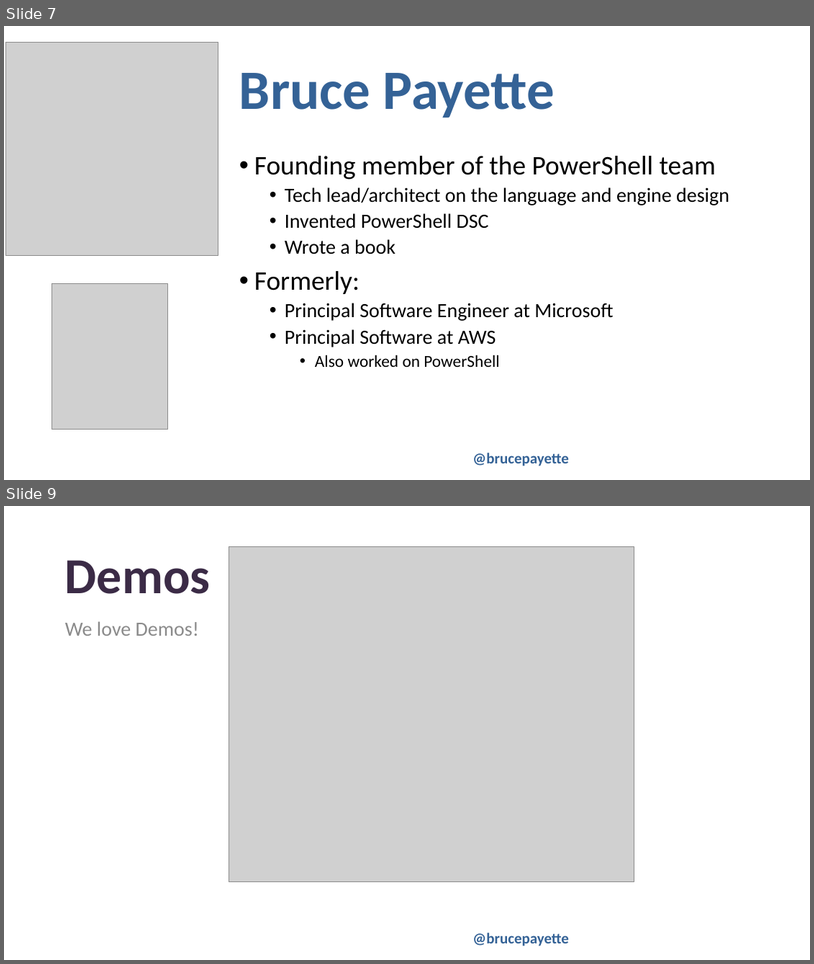
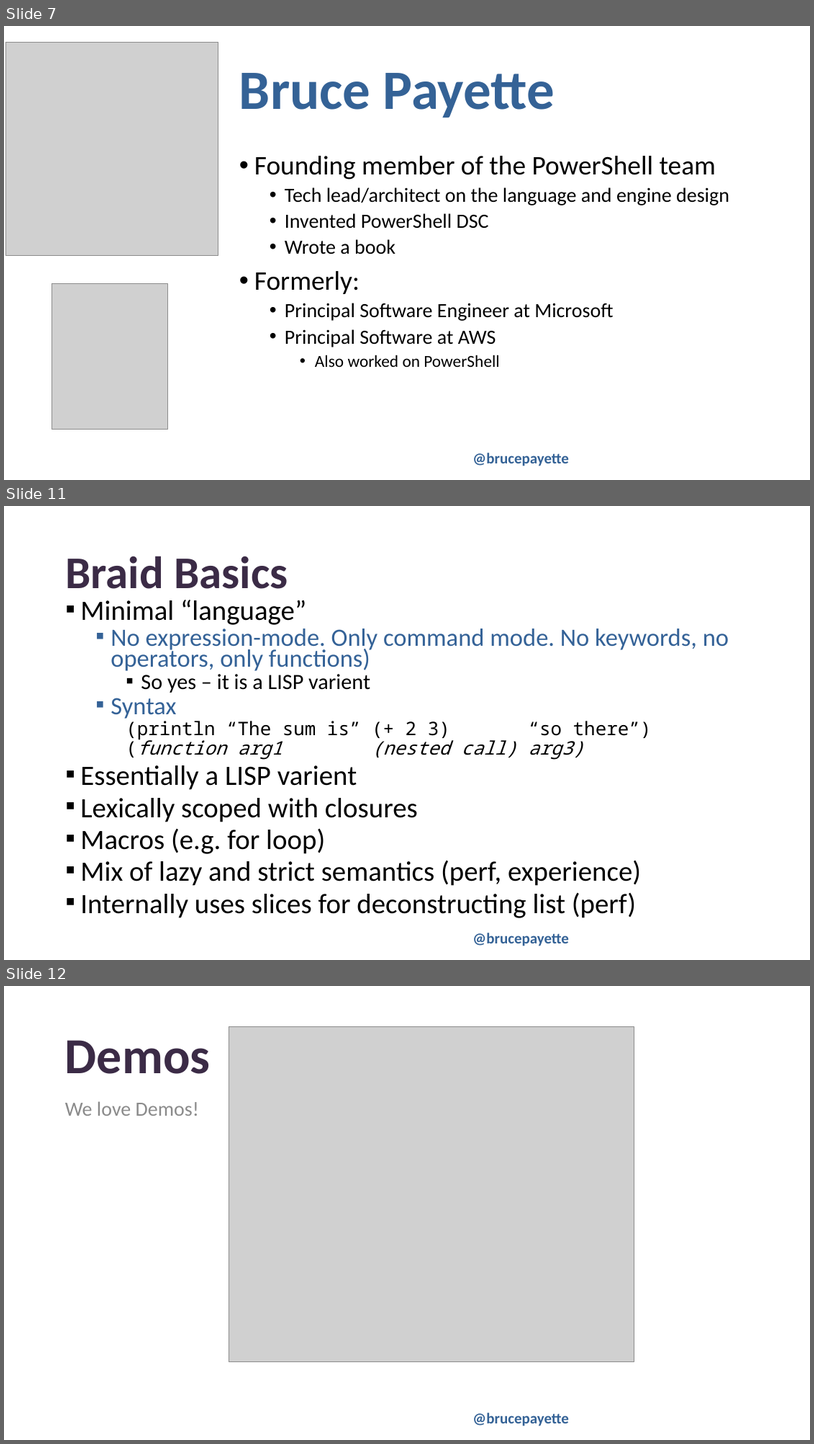
Before and after one commit to BrucePay/PSConfEU2024, a slide deck: payette_2024_braid.pptx. Shown one above the other, each under a label of ours: slides 7 and 9 before the commit, slides 7, 11 and 12 after it; the slides between them are not shown. The pictures are 814x964 and 814x1444 pixels, drawn with LibreOffice and Linux fonts; fonts in the diff are those of the drawing; grey boxes stand for pictures; background and template pictures are left out. Boxes give left, top, right and bottom in pixels: in the first picture for what was removed or moved away, otherwise in the second. Text is boxed around its words. In the diff, an @@ line names an element or a change of style, - is before the commit and + after.

```diff
--- a/payette_2024_braid.pptx
+++ b/payette_2024_braid.pptx
@@ slide 11 added at [4,506,810,960], background picture (left out); not listed: 1 template element that a slide beside it also shows @@
@@ title added at [65,556,288,589], 54 pt, text #3B2B46, bold @@
+Braid Basics
@@ text added at [80,600,729,918], 33.3 pt, text #000000 @@
+▪ Minimal “language”
+  ▪ No expression-mode. Only command mode. No keywords, no operators, only functions)
+    ▪ So yes – it is a LISP varient
+  ▪ Syntax
+    (println “The sum is” (+ 2 3) “so there”)
+    (function arg1 (nested call) arg3)
+▪ Essentially a LISP varient
+▪ Lexically scoped with closures
+▪ Macros (e.g. for loop)
+▪ Mix of lazy and strict semantics (perf, experience)
+▪ Internally uses slices for deconstructing list (perf)
@@ what was slide 9 is now slide 12 @@
```
Also in this commit, not shown: 2 slides changed, 3 other slides added, 1 other file.
